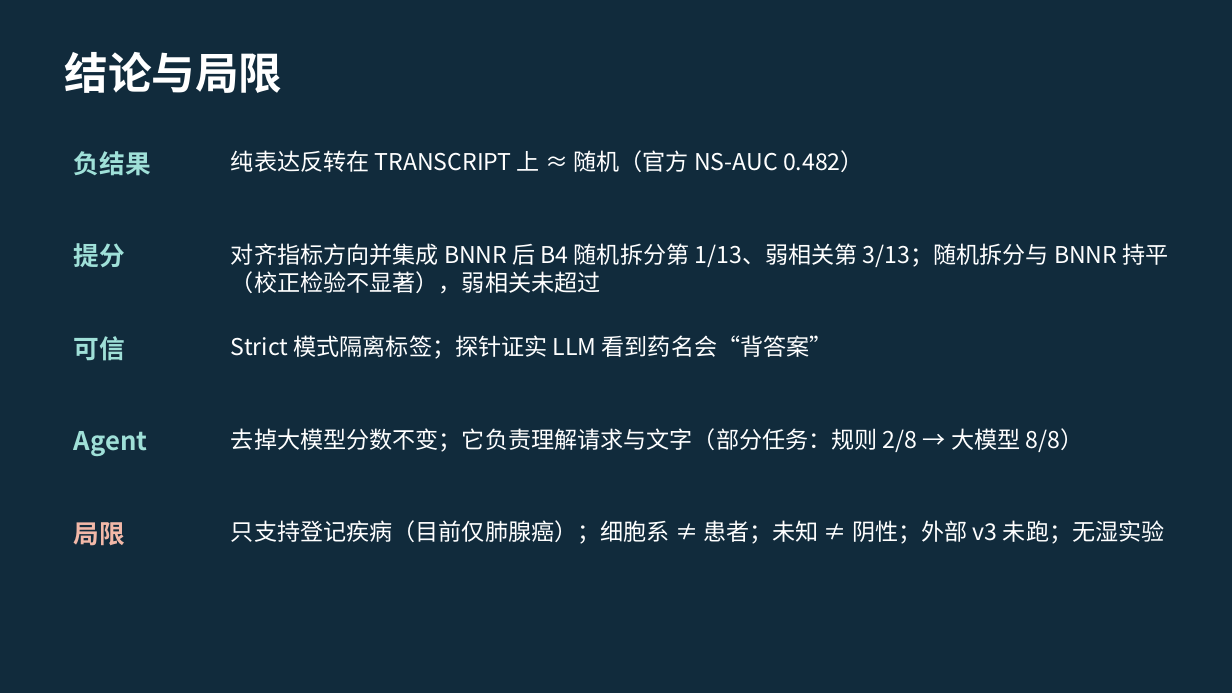
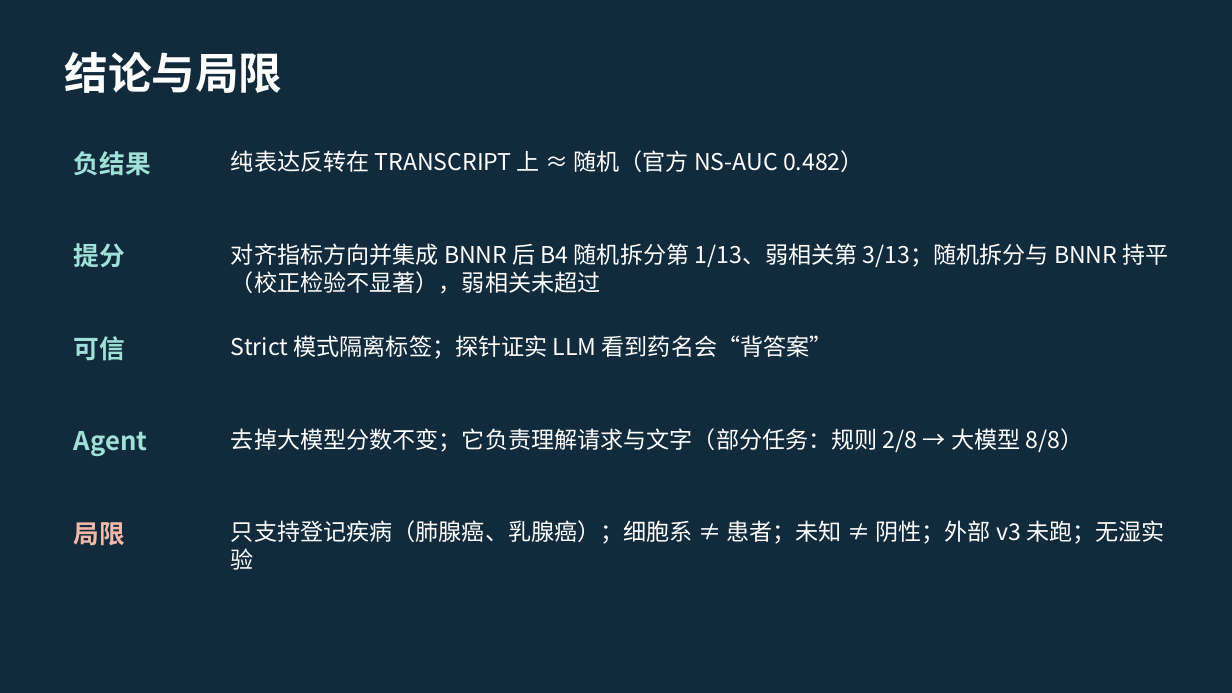
Before and after one commit to cw-jlu/Drug-Repurposing-Agent, a slide deck: slide 12 of deliverables/药物重定位Agent_答辩稿_v7.pptx. Drawn at 1232x693 pixels with LibreOffice and Linux fonts; fonts in the diff are those of the drawing. Boxes give left, top, right and bottom in pixels: in the first picture for what was removed or moved away, otherwise in the second. Text is boxed around its words. In the diff, an @@ line names an element or a change of style, - is before the commit and + after.

```diff
--- a/deliverables/药物重定位Agent_答辩稿_v7.pptx
+++ b/deliverables/药物重定位Agent_答辩稿_v7.pptx
@@ text at <box>231,520,1165,570</box>: text changed @@
-只支持登记疾病（目前仅肺腺癌）；细胞系 ≠ 患者；未知 ≠ 阴性；外部 v3 未跑；无湿实验
+只支持登记疾病（肺腺癌、乳腺癌）；细胞系 ≠ 患者；未知 ≠ 阴性；外部 v3 未跑；无湿实验
```
Also in this commit, not shown: 6 other files.
